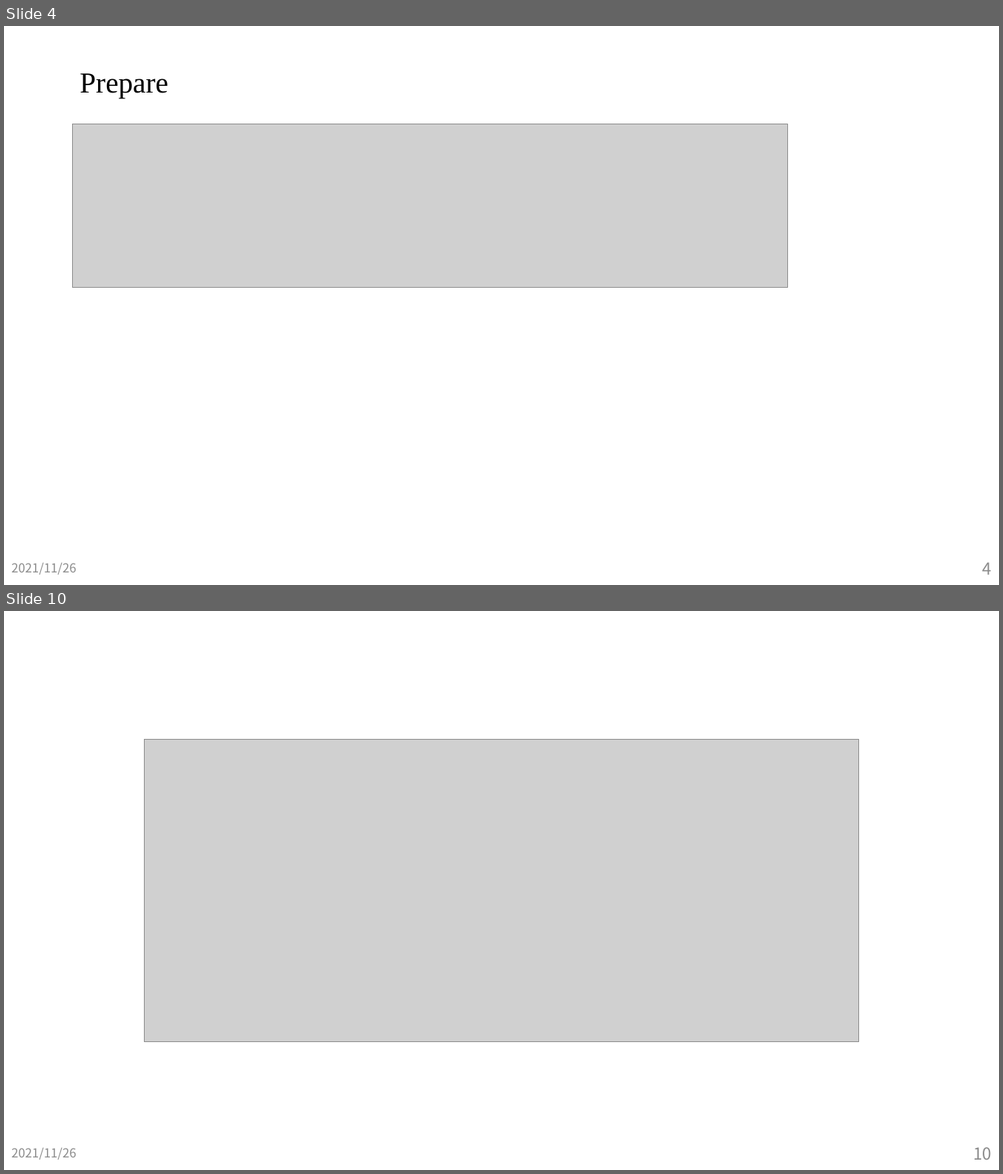
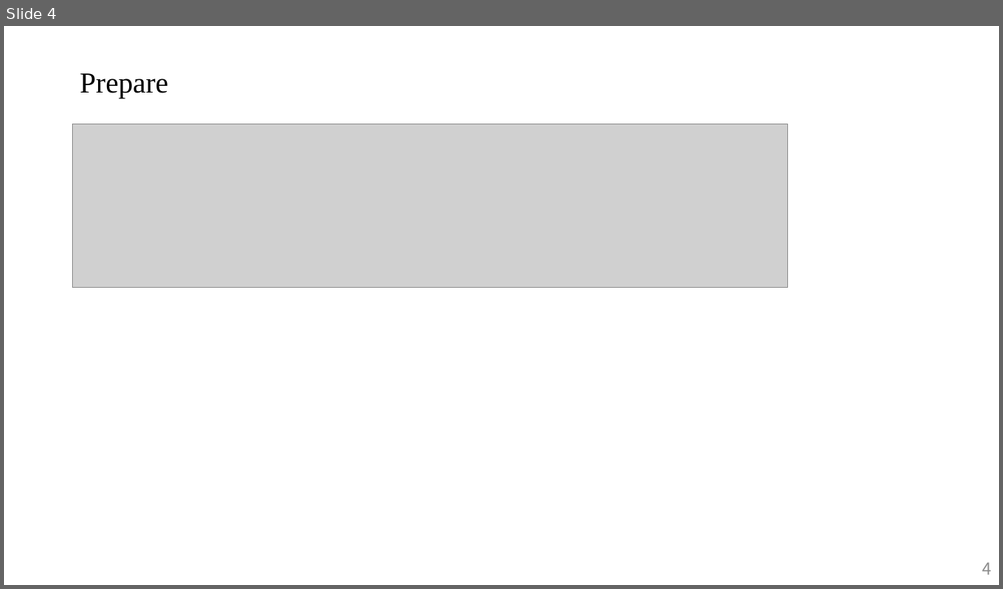
Before and after one commit to JeffWu86/110-1_Quantitative_Methods_For_Decision_Making, a slide deck: Video1/Video1.pptx. Shown one above the other, each under a label of ours: slides 4 and 10 before the commit, slide 4 after it; the slides between them are not shown. The pictures are 1003x1174 and 1003x589 pixels, drawn with LibreOffice and Linux fonts; fonts in the diff are those of the drawing; grey boxes stand for pictures. Boxes give left, top, right and bottom in pixels: in the first picture for what was removed or moved away, otherwise in the second. Text is boxed around its words. In the diff, an @@ line names an element or a change of style, - is before the commit and + after.

```diff
--- a/Video1/Video1.pptx
+++ b/Video1/Video1.pptx
@@ slide 10 removed at bbox=[4, 611, 999, 1170], background #FFFFFF @@
@@ picture removed at bbox=[145, 739, 859, 1042] @@
@@ text removed at bbox=[11, 1148, 77, 1160] @@
-2021/11/26
@@ page number removed at bbox=[973, 1147, 991, 1160] @@
-10
@@ slide 4 changed as well @@
@@ text removed at bbox=[11, 563, 77, 575] @@
-2021/11/26
```
Also in this commit, not shown: 4 other slides changed, 26 slides added, 26 other slides removed, 2 other files.
